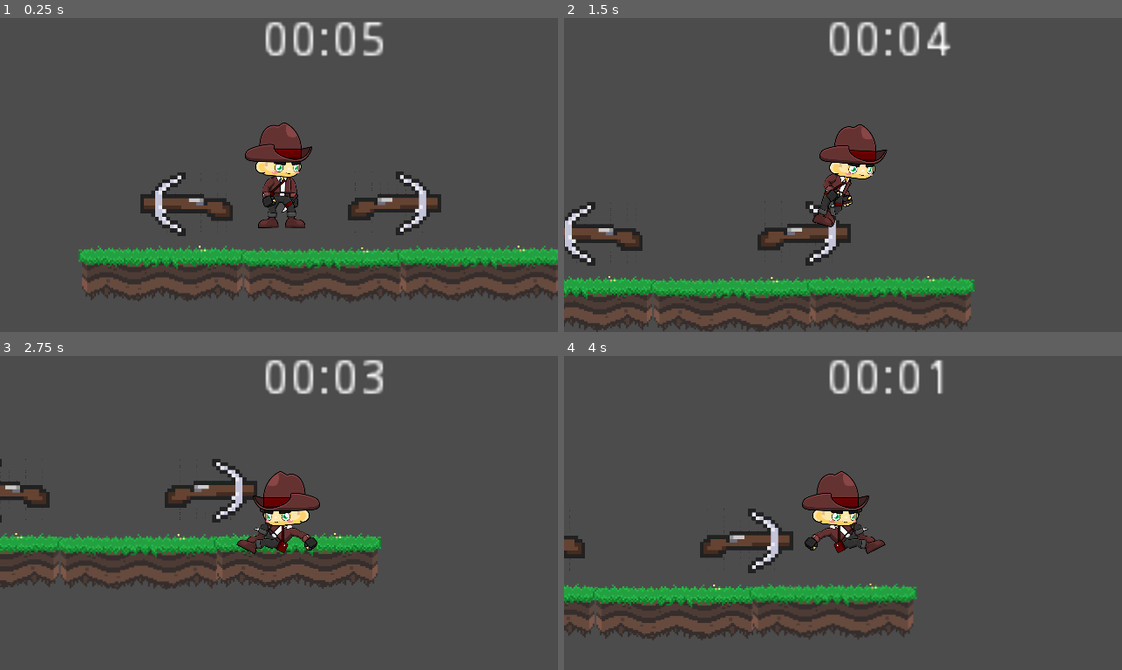
Above: before the commit, frames 1-4 (two rows, left to right).
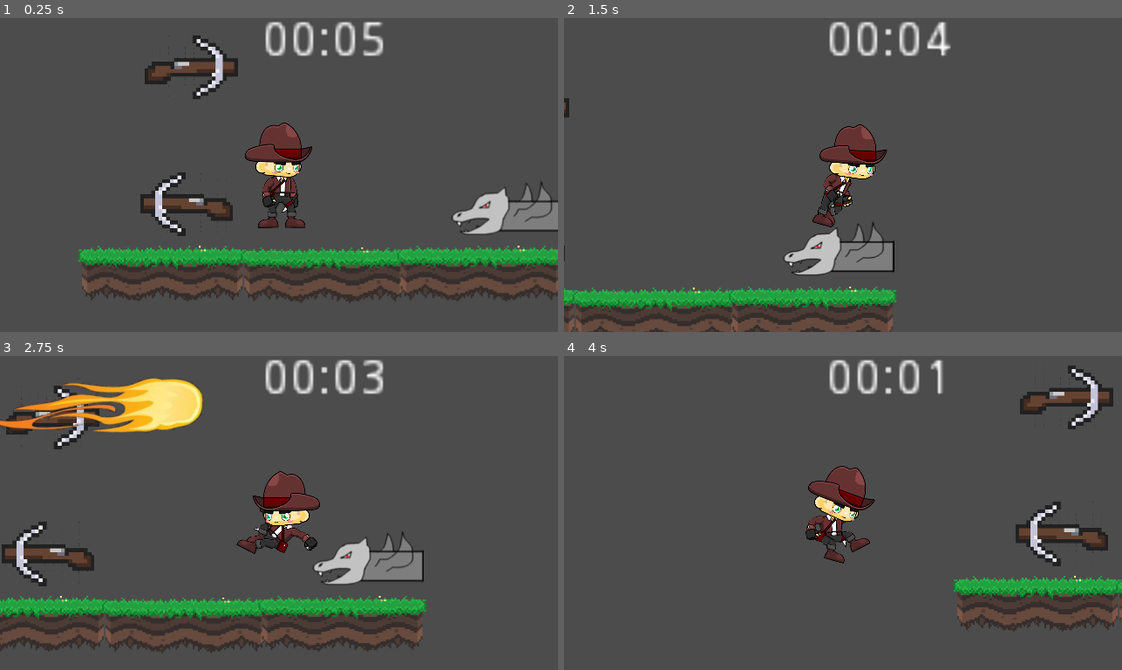
Above: after the commit, the same moments.

Repository: guilherme-nsr/ruins-the-lunar-temple
Game: Godot game, scene res://src/Levels/Mapas/MundoTeste.tscn
Same seed, same stepped clock (60 frames per second), same inputs: the game is played once before the commit and once after it.
Inputs:
- Up to frame 1 (0.25 s): no input
- Up to frame 2 (1.5 s): hold S (agachar) 0.53-1.28 s; hold D (mover_direita) from 0.53 s (still down); tap W (pular) at 0.77 s; tap S (agachar) at 1.35 s
- Up to frame 3 (2.75 s): tap W (pular) at 1.52 s; release D (mover_direita) at 2.03 s; hold Left (mover_esquerda) from 2.03 s (still down); hold S (agachar) from 2.03 s (still down)
- Up to frame 4 (4 s): release Left (mover_esquerda) at 2.78 s; release S (agachar) at 2.78 s; hold D (mover_direita) from 2.78 s (still down); tap S (agachar) at 2.85 s; tap W (pular) at 3.02, 3.77 s; hold S (agachar) from 3.53 s (still down)

The runs differ from the first frame. In frame 1, 4.5% of the frame differs, in the area x 25-100%, y 5-70%; in frame 2, 13%; in frame 3, 25%, in the area x 0-77%, y 6-95%; in frame 4, 18%.

Commit message:
Quase terminado

Diff:
--- a/src/Actors/Player/Player.tscn
+++ b/src/Actors/Player/Player.tscn
@@ -50,15 +50,15 @@
 "name": "Pulando",
 "speed": 10.0
 }, {
+"frames": [ ExtResource( 1 ), ExtResource( 10 ), ExtResource( 5 ), ExtResource( 7 ), ExtResource( 8 ), ExtResource( 9 ), ExtResource( 3 ), ExtResource( 2 ), ExtResource( 4 ), ExtResource( 6 ) ],
+"loop": true,
+"name": "Parado",
+"speed": 10.0
+}, {
 "frames": [ ExtResource( 33 ) ],
 "loop": true,
 "name": "Agachando",
 "speed": 5.0
-}, {
-"frames": [ ExtResource( 1 ), ExtResource( 10 ), ExtResource( 5 ), ExtResource( 7 ), ExtResource( 8 ), ExtResource( 9 ), ExtResource( 3 ), ExtResource( 2 ), ExtResource( 4 ), ExtResource( 6 ) ],
-"loop": true,
-"name": "Parado",
-"speed": 10.0
 }, {
 "frames": [ ExtResource( 23 ), ExtResource( 24 ), ExtResource( 25 ), ExtResource( 27 ), ExtResource( 30 ), ExtResource( 28 ), ExtResource( 31 ), ExtResource( 26 ), ExtResource( 32 ), ExtResource( 29 ) ],
 "loop": true,
--- a/src/Levels/Mapas/MundoTeste.tscn
+++ b/src/Levels/Mapas/MundoTeste.tscn
@@ -1,9 +1,10 @@
-[gd_scene load_steps=6 format=2]
+[gd_scene load_steps=7 format=2]
 
 [ext_resource path="res://assets/mundo/moving_platform.png" type="Texture" id=1]
 [ext_resource path="res://src/Actors/Player/Player.tscn" type="PackedScene" id=2]
 [ext_resource path="res://src/Objects/Besta/Besta.tscn" type="PackedScene" id=3]
 [ext_resource path="res://src/Levels/Mapas/Scripts/MundoTeste.gd" type="Script" id=4]
+[ext_resource path="res://src/Objects/Estatua_fogo/estatua/estatua.tscn" type="PackedScene" id=5]
 
 [sub_resource type="RectangleShape2D" id=1]
 extents = Vector2( 92.36, 27 )
@@ -52,7 +53,7 @@
 flip_h = true
 
 [node name="Node2D2" parent="." instance=ExtResource( 3 )]
-position = Vector2( 612.882, 365.723 )
+position = Vector2( 379.612, 209.8 )
 
 [node name="Player" parent="." instance=ExtResource( 2 )]
 position = Vector2( 480.261, 276.365 )
@@ -82,6 +83,9 @@
 "cronometro",
 ]]
 autostart = true
+
+[node name="estatua" parent="." instance=ExtResource( 5 )]
+position = Vector2( 741.565, 370.491 )
 [connection signal="script_changed" from="Tempo morte" to="." method="_on_Tempo_morte_script_changed"]
 [connection signal="timeout" from="Tempo morte" to="Player" method="_on_Timer_timeout"]
 [connection signal="timeout" from="cronometro" to="." method="_on_cronometro_timeout"]
--- a/src/Objects/Besta/Besta.tscn
+++ b/src/Objects/Besta/Besta.tscn
@@ -2,7 +2,6 @@
 
 [ext_resource path="res://assets/armadilhas/bestas/CrossBow.png" type="Texture" id=1]
 [ext_resource path="res://src/Objects/Besta/Scripts/Besta.gd" type="Script" id=2]
-
 
 [sub_resource type="RectangleShape2D" id=1]
 extents = Vector2( 52.8947, 11.0388 )
--- /dev/null
+++ b/src/Objects/Estatua_fogo/Fogo/Fogo.tscn
@@ -0,0 +1,19 @@
+[gd_scene load_steps=4 format=2]
+
+[ext_resource path="res://assets/armadilhas/estatuas de fogo/fogo/fogo.png" type="Texture" id=1]
+[ext_resource path="res://src/Objects/Estatua_fogo/Fogo/Script/Fogo.gd" type="Script" id=2]
+
+[sub_resource type="RectangleShape2D" id=2]
+extents = Vector2( 128, 32 )
+
+[node name="Fogo" type="Area2D"]
+script = ExtResource( 2 )
+
+[node name="SpriteFogo" type="Sprite" parent="."]
+position = Vector2( 128, 0 )
+texture = ExtResource( 1 )
+
+[node name="CollisionShapeFogo" type="CollisionShape2D" parent="."]
+position = Vector2( 128, 0 )
+shape = SubResource( 2 )
+[connection signal="body_entered" from="." to="." method="_on_Fogo_body_entered"]
--- /dev/null
+++ b/src/Objects/Estatua_fogo/Fogo/Script/Fogo.gd
@@ -0,0 +1,25 @@
+extends Area2D
+
+export var origem_mapa = Vector2.ZERO
+
+# Called when the node enters the scene tree for the first time.
+func _ready():
+	pass # Replace with function body.
+
+
+# Called every frame. 'delta' is the elapsed time since the previous frame.
+#func _process(delta):
+#	pass
+
+
+func mudar_direcao(dir):
+	if dir:
+		$SpriteFogo.flip_h = true
+		$SpriteFogo.position.x *= -1
+		$CollisionShapeFogo.position.x *= -1
+	else:
+		$SpriteFogo.flip_h = false
+
+func _on_Fogo_body_entered(body):
+	if body.get_filename().get_file() == "Player.tscn":
+		body.position = origem_mapa
--- /dev/null
+++ b/src/Objects/Estatua_fogo/estatua/Script/estatua.gd
@@ -0,0 +1,33 @@
+extends StaticBody2D
+
+const FOGO = preload("res://src/Objects/Estatua_fogo/Fogo/Fogo.tscn")
+var fogo_instanciado = false
+var fogo
+
+# Called when the node enters the scene tree for the first time.
+func _ready():
+	pass # Replace with function body.
+
+
+# Called every frame. 'delta' is the elapsed time since the previous frame.
+#func _process(delta):
+#	pass
+
+
+func _on_Timer_timeout():
+	if !fogo_instanciado:
+		fogo = FOGO.instance()
+		if $SpriteEstatua.flip_h:
+			fogo.mudar_direcao(true)
+			if sign($Position2D.position.x) == 1:
+				$Position2D.position.x *= -1
+		else:
+			fogo.mudar_direcao(false)
+			if sign($Position2D.position.x) == -1:
+				$Position2D.position.x *= 1
+		get_parent().add_child(fogo)
+		fogo.position = $Position2D.global_position
+		fogo_instanciado = true
+	else:
+		fogo.queue_free()
+		fogo_instanciado = false
--- /dev/null
+++ b/src/Objects/Estatua_fogo/estatua/estatua.tscn
@@ -0,0 +1,26 @@
+[gd_scene load_steps=4 format=2]
+
+[ext_resource path="res://src/Objects/Estatua_fogo/estatua/Script/estatua.gd" type="Script" id=1]
+[ext_resource path="res://assets/armadilhas/estatuas de fogo/estatua/estatua.png" type="Texture" id=2]
+
+[sub_resource type="RectangleShape2D" id=1]
+extents = Vector2( 64, 28 )
+
+[node name="estatua" type="StaticBody2D"]
+position = Vector2( 224, 140 )
+script = ExtResource( 1 )
+
+[node name="SpriteEstatua" type="Sprite" parent="."]
+texture = ExtResource( 2 )
+flip_h = true
+
+[node name="CollisionShapeEstatua" type="CollisionShape2D" parent="."]
+shape = SubResource( 1 )
+
+[node name="Position2D" type="Position2D" parent="."]
+position = Vector2( 64, 0 )
+
+[node name="Timer" type="Timer" parent="."]
+wait_time = 2.0
+autostart = true
+[connection signal="timeout" from="Timer" to="." method="_on_Timer_timeout"]
Binary file added: assets/armadilhas/estatuas de fogo/estatua/estatua.png
Not shown, added: assets/armadilhas/estatuas de fogo/estatua/estatua.png.import
Binary file added: assets/armadilhas/estatuas de fogo/fogo/fogo.png
Not shown, added: assets/armadilhas/estatuas de fogo/fogo/fogo.png.import
Binary file added: src/Actors/Player/oie_transparent.png
Not shown, added: src/Actors/Player/oie_transparent.png.import
